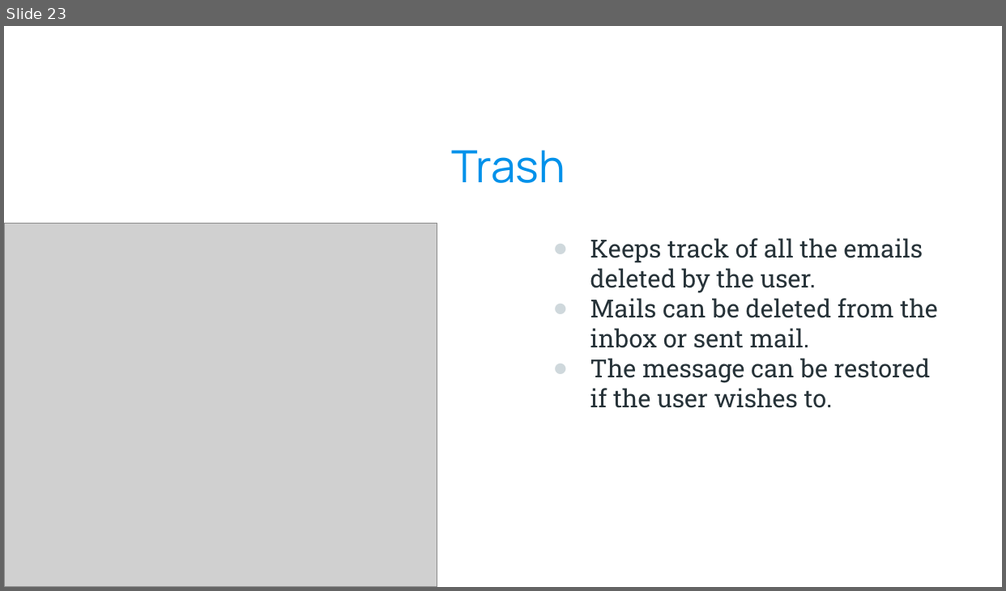
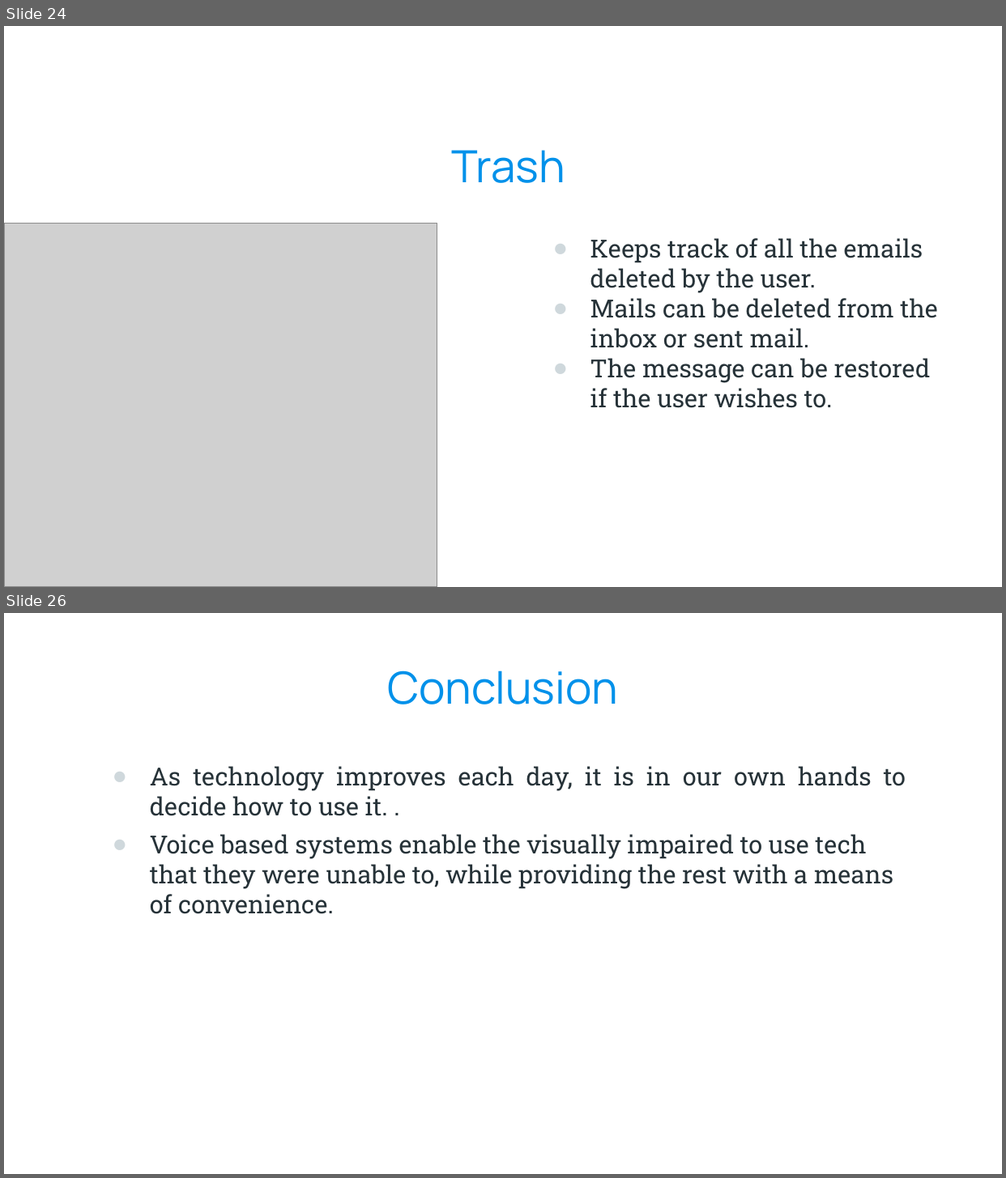
Before and after one commit to kazimsayed954/S5, a slide deck: Design Project/Voice Based Email System for the Visually Impaired 1.pptx. Shown one above the other, each under a label of ours: slide 23 before the commit, slides 24 and 26 after it; the slides between them are not shown. The pictures are 1006x591 and 1006x1178 pixels, drawn with LibreOffice and Linux fonts; fonts in the diff are those of the drawing; grey boxes stand for pictures; background and template pictures are left out. Boxes give left, top, right and bottom in pixels: in the first picture for what was removed or moved away, otherwise in the second. Text is boxed around its words. In the diff, an @@ line names an element or a change of style, - is before the commit and + after.

Commit message:
added new gtc text; mm ppt; dp ppt

```diff
--- a/Design Project/Voice Based Email System for the Visually Impaired 1.pptx
+++ b/Design Project/Voice Based Email System for the Visually Impaired 1.pptx
@@ slide 26 added at [4,613,1002,1174], background picture (left out) @@
@@ title added at [387,671,618,705], 32 pt, text #0091EA @@
+Conclusion
@@ text added at [150,766,906,914], 18 pt, text #263238 @@
+● As technology improves each day, it is in our own hands to decide how to use it. .
+● Voice based systems enable the visually impaired to use tech that they were unable to, while providing the rest with a means of convenience.
@@ what was slide 23 is now slide 24 @@
```
Also in this commit, not shown: 4 slides changed, 2 other slides added, 11 other files.
